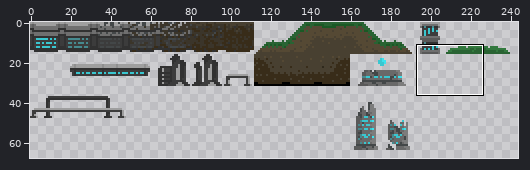
A sprite sheet gets an edit: Assets/Images/GroundTiles.png. The first picture is a wide view before the edit; the outline marks the close-up.
Close-up. Before the commit:
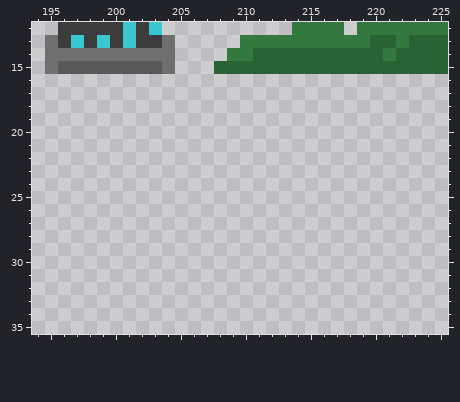
The file is 256x256 pixels. Colours within 5 levels of each other are drawn and written as one. Shown: x 194..225, y 12..35. The wide view leaves out empty margins.
And afterwards:
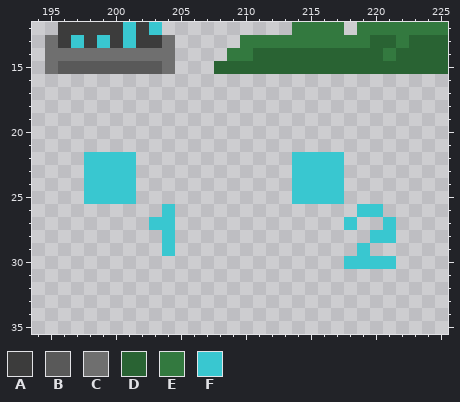
Palette (. is transparent): A #3c3c3c  B #595959  C #6f6f6f  D #296333  E #33793f  F #39c7d0
The commit says: add bullet dummies
Difference:
Colour F now appears in rows 22 to 25 at x 198 to 201 and 214 to 217; in row 26 at x 204 and 219 to 220; in row 27 at x 203 to 204, 218 and 221; in row 28 at x 204 and 220 to 221; in row 29 at x 204 and 219; in row 30 at x 218 to 221.
